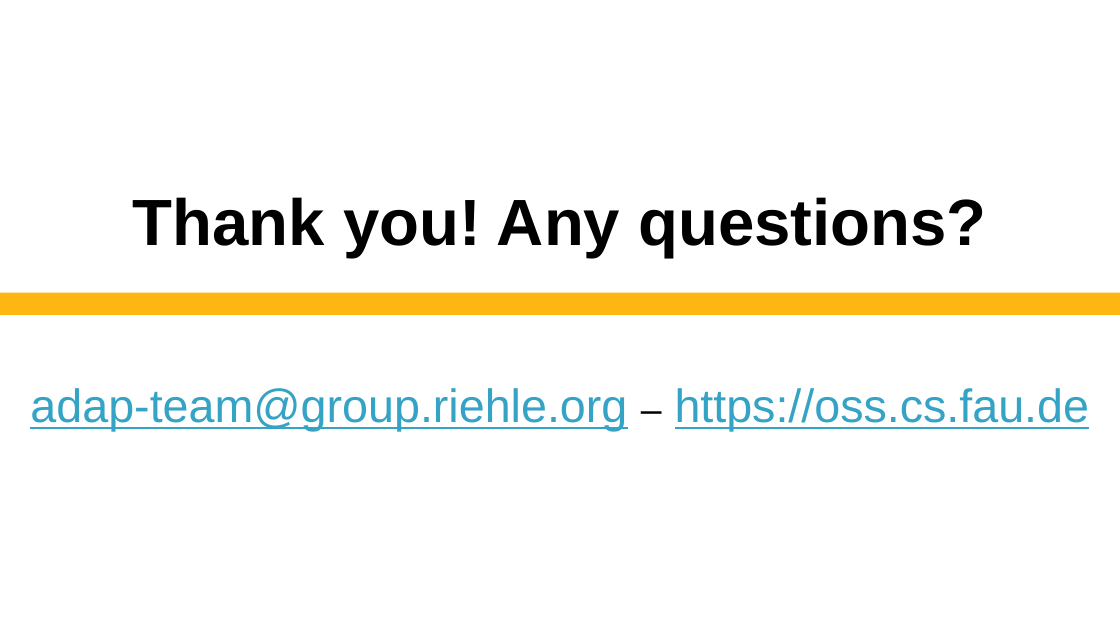
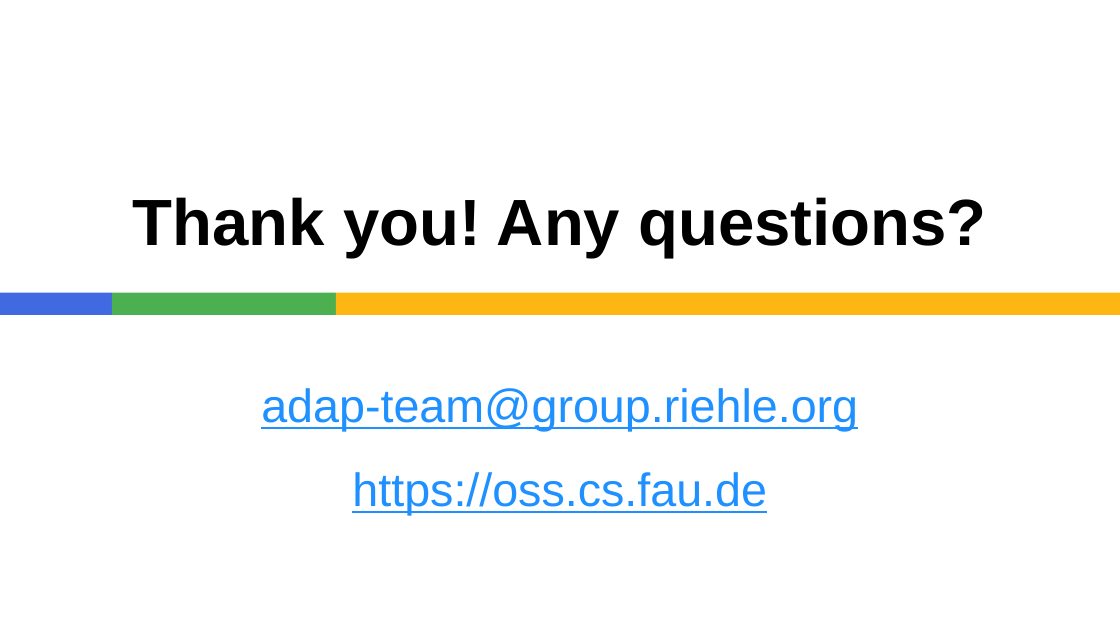
Before and after one commit to dirkriehle/adap-course, a slide deck: slide 12 of Lecture slides/ADAP A03 - Homework Setup.pptx. Drawn at 1120x630 pixels with LibreOffice and Linux fonts; fonts in the diff are those of the drawing. Boxes give left, top, right and bottom in pixels: in the first picture for what was removed or moved away, otherwise in the second. Text is boxed around its words. In the diff, an @@ line names an element or a change of style, - is before the commit and + after.

```diff
--- a/Lecture slides/ADAP A03 - Homework Setup.pptx
+++ b/Lecture slides/ADAP A03 - Homework Setup.pptx
@@ rectangle added at (0,292,112,315), fill #4169E1 @@
@@ rectangle added at (112,292,336,315), fill #4CAF50 @@
@@ rectangle: place and size @@
-rectangle at (0,292,1120,315)
+rectangle at (336,292,1120,315)
@@ subtitle at (261,388,858,516): text changed; text colour #34A3C5 to #1E90FF @@
-adap-team@group.riehle.org – https://oss.cs.fau.de
+adap-team@group.riehle.org
+https://oss.cs.fau.de
```
Also in this commit, not shown: 15 other slides changed, 1 other file.
